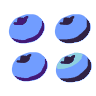
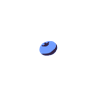
The second 96 × 96 image is a revision of the first. Changes to its layers:
removed layer "Copy of Paint Layer 5" over [left=8, top=14, right=61, bottom=82]
removed layer "Copy of Paint Layer 5 (pasted)" over [left=8, top=14, right=92, bottom=83]
removed layer "Paint Layer 5" over [left=8, top=14, right=64, bottom=82]
removed layer "Paint Layer 5 (pasted)" (1st of 2) over [left=8, top=14, right=85, bottom=83]
removed layer "Paint Layer 4" over [left=8, top=14, right=92, bottom=83]
removed layer "Paint Layer 4 (pasted)" over [left=8, top=14, right=92, bottom=83]
added layer "0" above "NE" over [left=8, top=14, right=92, bottom=74]
renamed "Paint Layer 2" to "NE", hid it over [left=8, top=14, right=92, bottom=83]
